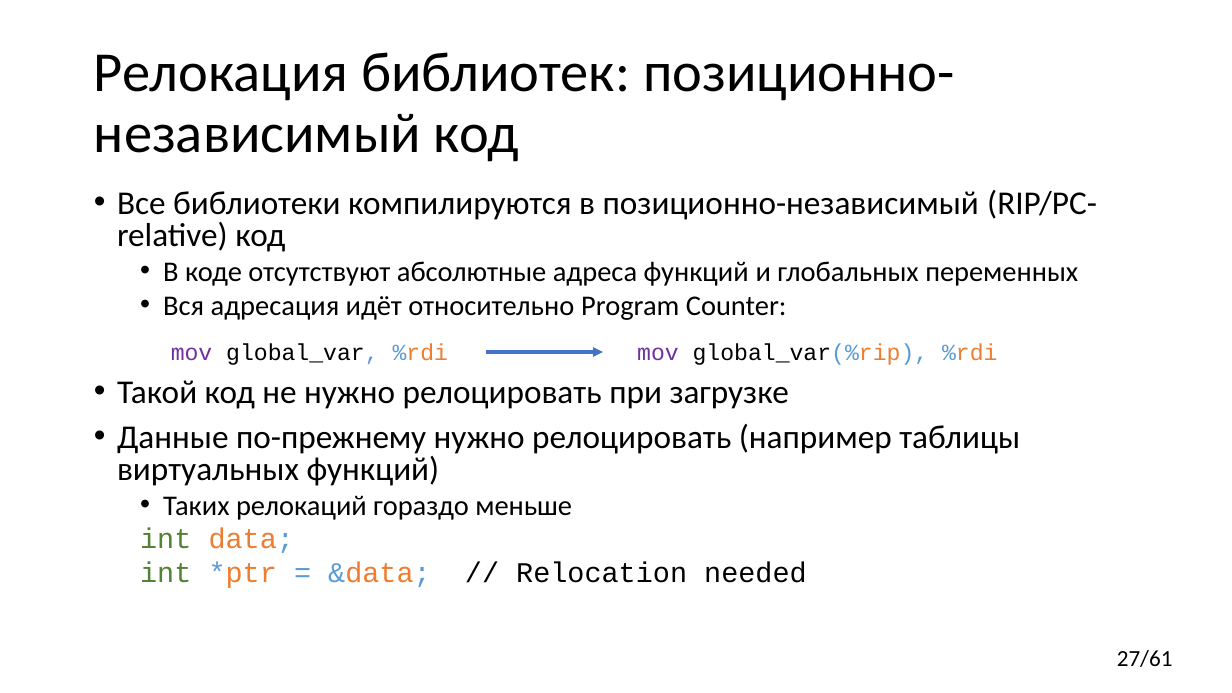
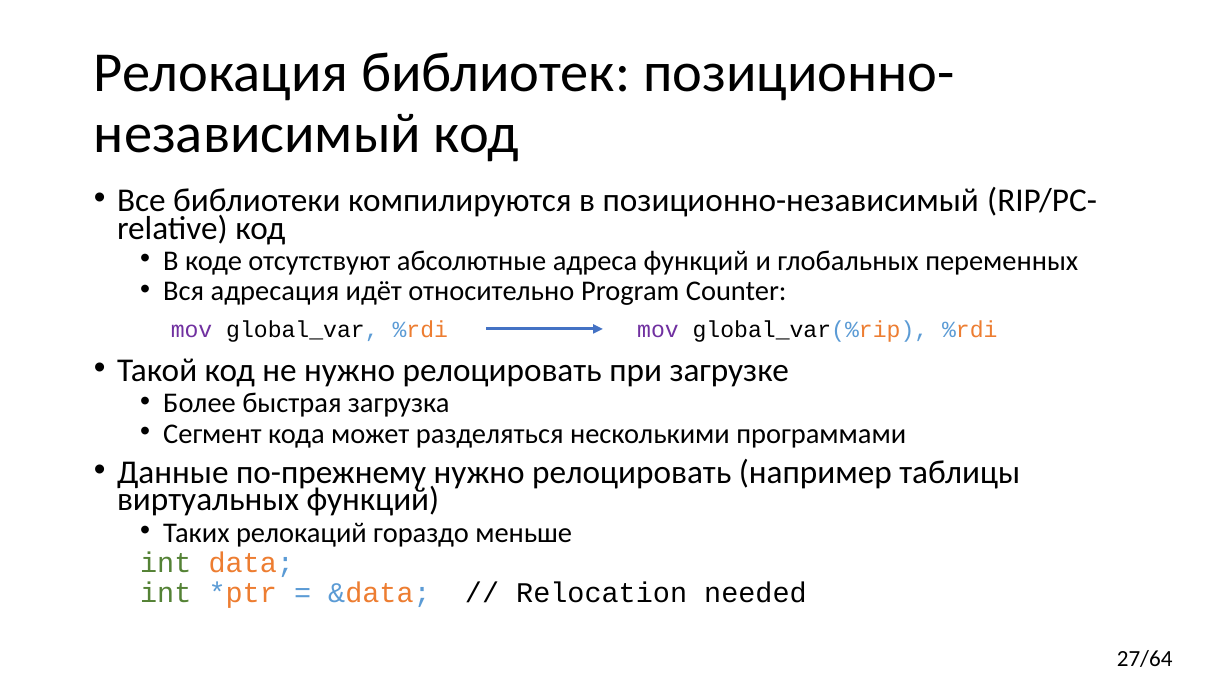
Before and after one commit to yugr/CppRussia, a slide deck: slide 27 of 2024/RU.pptx. Drawn at 1232x693 pixels with LibreOffice and Linux fonts; fonts in the diff are those of the drawing. Boxes give left, top, right and bottom in pixels: in the first picture for what was removed or moved away, otherwise in the second. Text is boxed around its words. In the diff, an @@ line names an element or a change of style, - is before the commit and + after.

```diff
--- a/2024/RU.pptx
+++ b/2024/RU.pptx
@@ text at box(117, 187, 1097, 608): line spacing 0.8 to 0.7 @@
@@ 2 texts, 1 arrow: place and size @@
-2 texts, 1 arrow at box(171, 344, 997, 365)
+2 texts, 1 arrow at box(171, 321, 997, 342)
@@ text at box(163, 392, 906, 448): paragraphs added @@
+  • Более быстрая загрузка
+  • Сегмент кода может разделяться несколькими программами
@@ page number at box(1117, 650, 1173, 667): text changed @@
-27/61
+27/64
```
Also in this commit, not shown: 2 other slides changed, 3 slides added.
